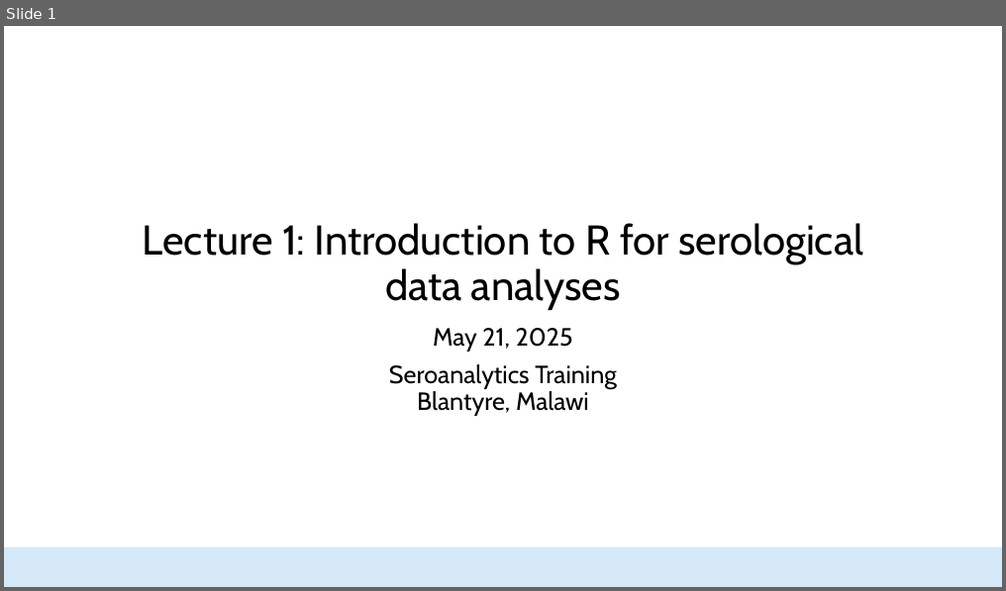
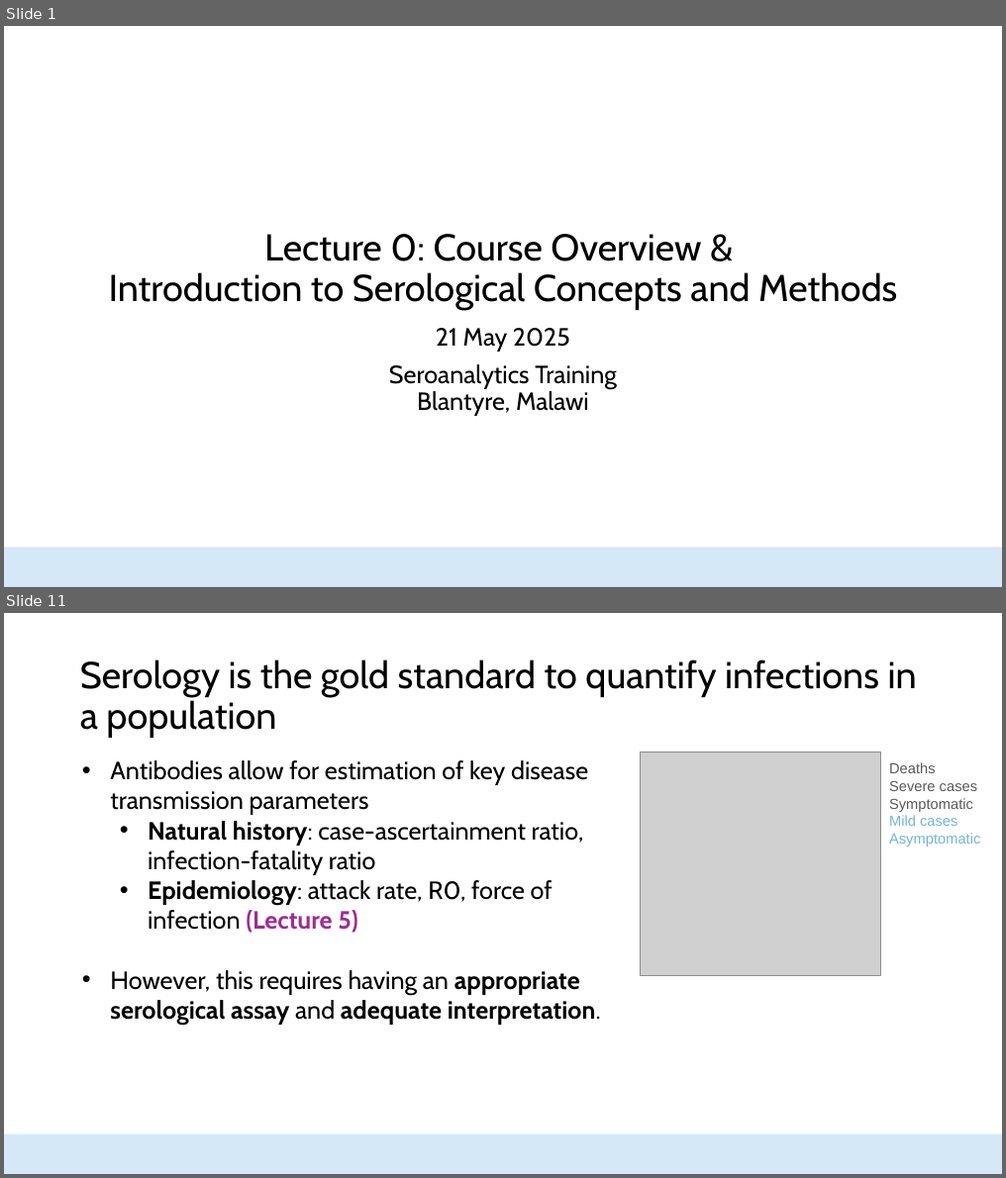
Before and after one commit to HopkinsIDD/seroanalytics_workshop, a slide deck: Lecture 1/Lecture 1.pptx. Shown one above the other, each under a label of ours: slide 1 before the commit, slides 1 and 11 after it; the slides between them are not shown. The pictures are 1006x591 and 1006x1178 pixels, drawn with LibreOffice and Linux fonts; fonts in the diff are those of the drawing; grey boxes stand for pictures; background and template pictures are left out. Boxes give left, top, right and bottom in pixels: in the first picture for what was removed or moved away, otherwise in the second. Text is boxed around its words. In the diff, an @@ line names an element or a change of style, - is before the commit and + after.

```diff
--- a/Lecture 1/Lecture 1.pptx
+++ b/Lecture 1/Lecture 1.pptx
@@ slide 11 added at <box>4,613,1002,1174</box>, background #FFFFFF; not listed: 1 template element that a slide beside it also shows @@
@@ title added at <box>80,660,917,738</box>, 36 pt, text #000000 @@
+Serology is the gold standard to quantify infections in a population
@@ text added at <box>110,761,601,1025</box>, 24 pt, text #000000 @@
+• Antibodies allow for estimation of key disease transmission parameters
+  • Natural history: case-ascertainment ratio, infection-fatality ratio
+  • Epidemiology: attack rate, R0, force of infection (Lecture 5)
+• However, this requires having an appropriate serological assay and adequate interpretation.
@@ picture added at <box>641,752,881,976</box> @@
@@ text added at <box>889,762,980,847</box>, 14 pt, text #595959 @@
+Deaths
+Severe cases
+Symptomatic
+Mild cases
+Asymptomatic
@@ slide 1 changed as well @@
@@ title at <box>109,234,897,310</box>: text changed; size 40 to 36 pt @@
-Lecture 1: Introduction to R for serological data analyses
+Lecture 0: Course Overview &
+Introduction to Serological Concepts and Methods
@@ subtitle at <box>436,328,570,352</box>: text changed @@
-May 21, 2025
+21 May 2025
```
Also in this commit, not shown: 31 other slides added, 14 slides removed, 16 other files.
